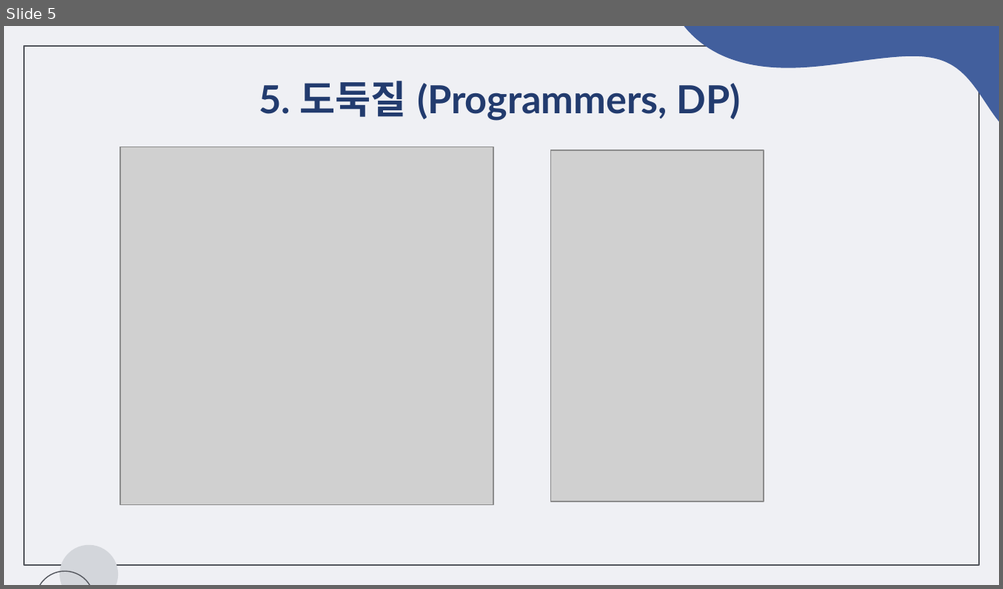
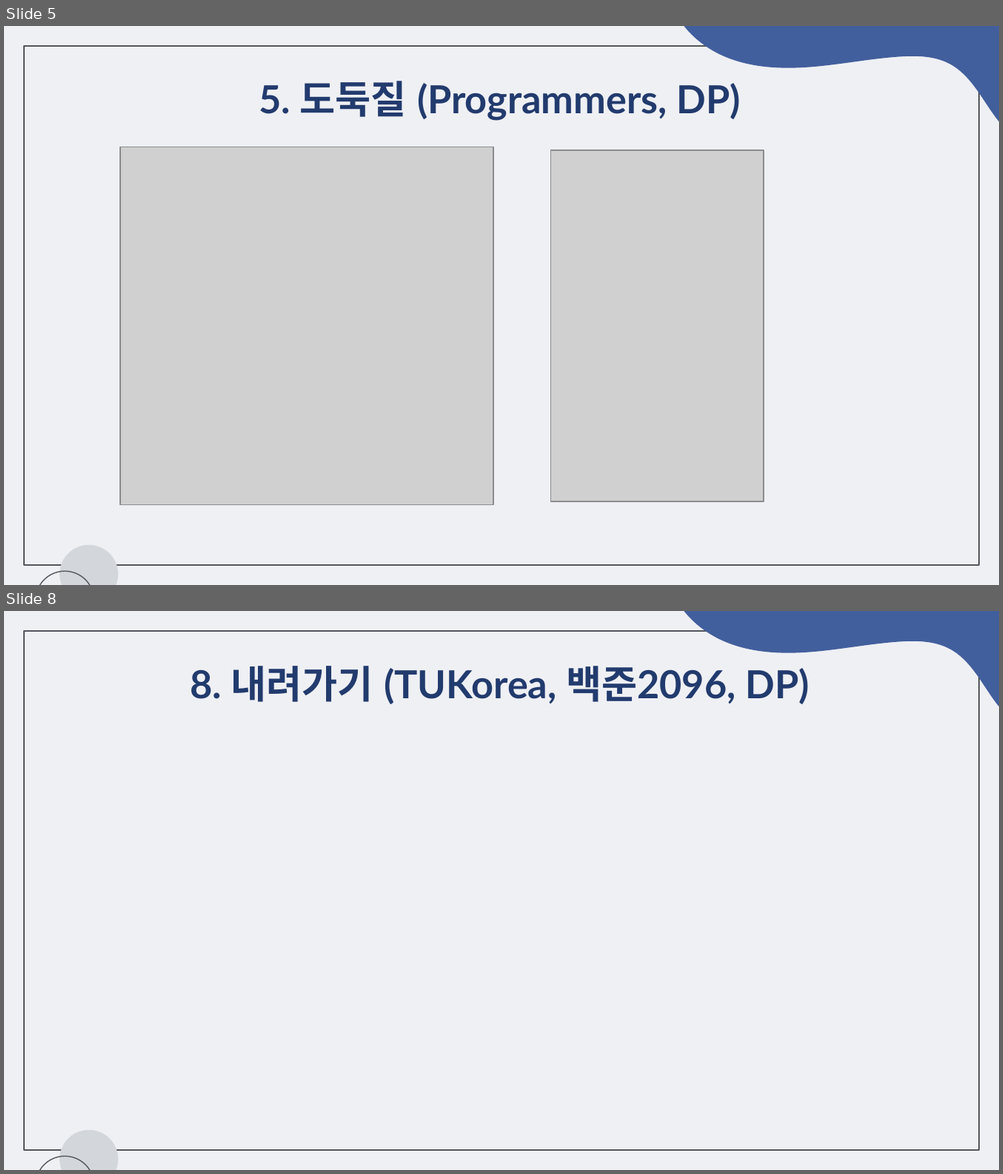
Before and after one commit to chaeeun-dev/CodingTest, a slide deck: 문제해결프로그래밍_숙제/제출용/숙제6_2022182035.pptx. Shown one above the other, each under a label of ours: slide 5 before the commit, slides 5 and 8 after it; the slides between them are not shown. The pictures are 1003x589 and 1003x1174 pixels, drawn with LibreOffice and Linux fonts; fonts in the diff are those of the drawing; grey boxes stand for pictures. Boxes give left, top, right and bottom in pixels: in the first picture for what was removed or moved away, otherwise in the second. Text is boxed around its words. In the diff, an @@ line names an element or a change of style, - is before the commit and + after.

```diff
--- a/문제해결프로그래밍_숙제/제출용/숙제6_2022182035.pptx
+++ b/문제해결프로그래밍_숙제/제출용/숙제6_2022182035.pptx
@@ slide 8 added at bbox=[4, 611, 999, 1170], background #EFF0F4; not listed: 4 template elements that a slide beside it also shows @@
@@ title added at bbox=[190, 666, 808, 704], 28 pt, text #223B6E, bold @@
+8. 내려가기 (TUKorea, 백준2096, DP)
```
Also in this commit, not shown: 8 other slides added, 6 slides removed, 8 other files.
